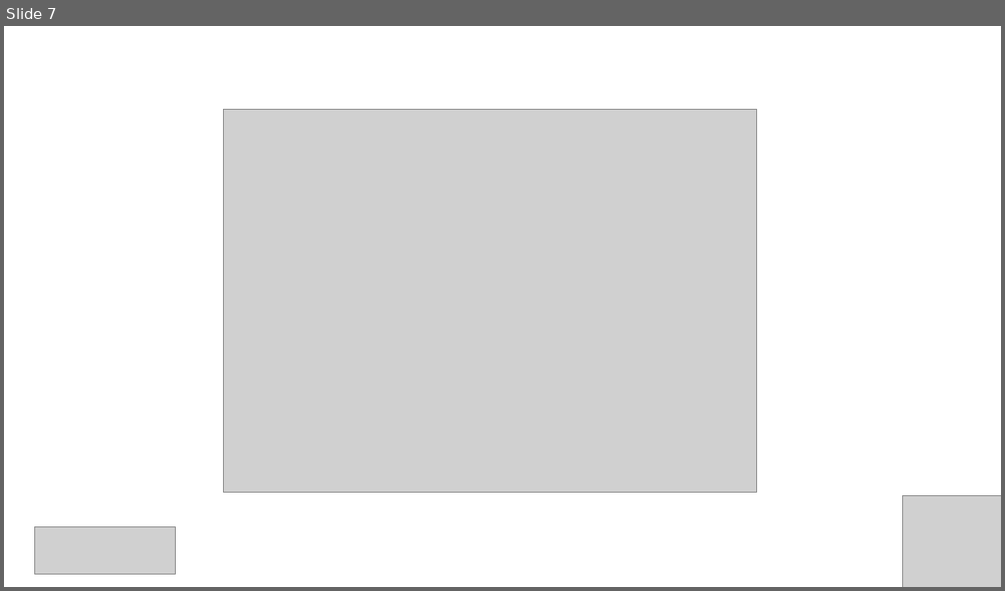
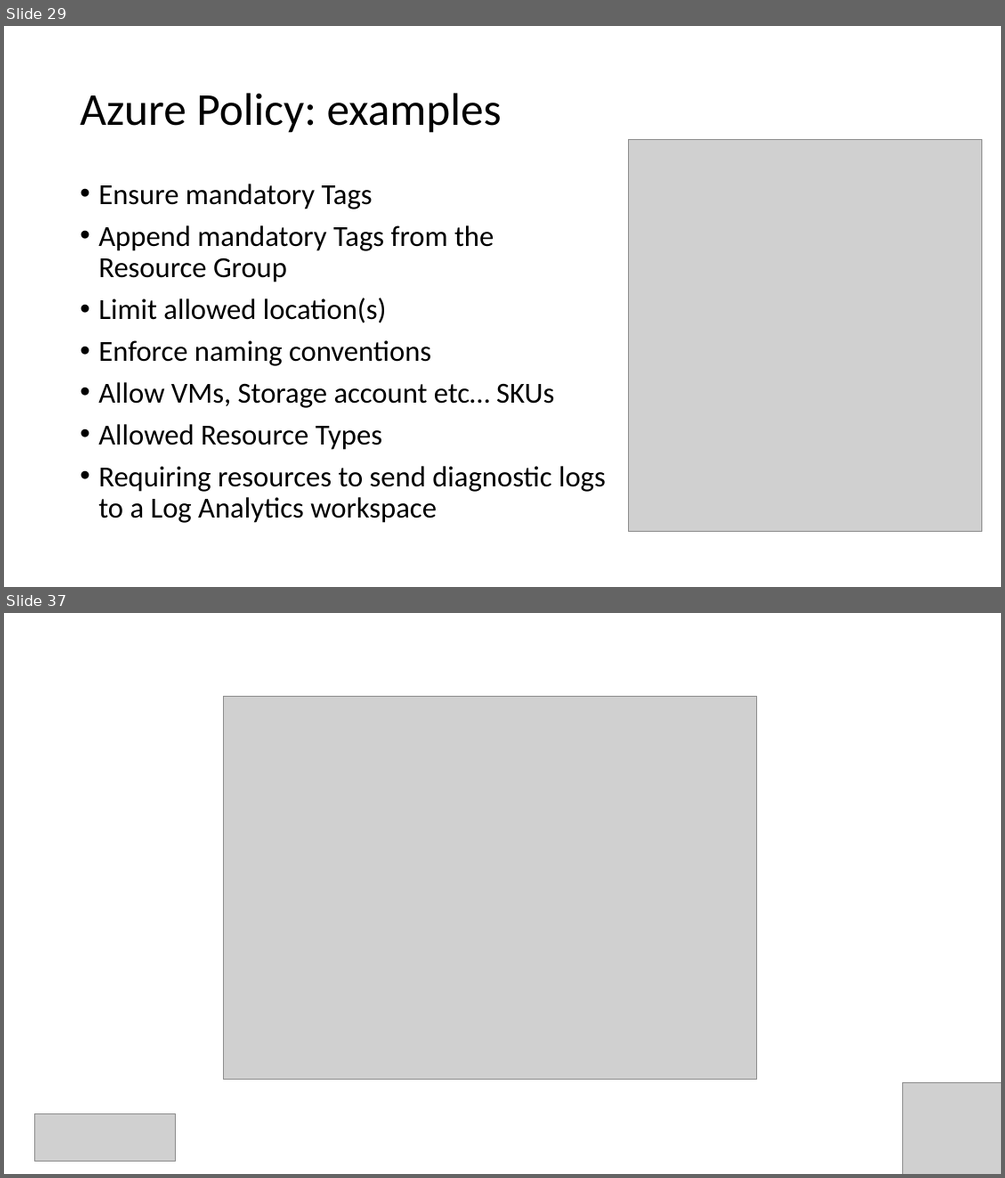
Before and after one commit to Infrastructure-AsCode/azure-policy-101, a slide deck: slides/workling-with-azure-policies.pptx. Shown one above the other, each under a label of ours: slide 7 before the commit, slides 29 and 37 after it; the slides between them are not shown. The pictures are 1005x591 and 1005x1178 pixels, drawn with LibreOffice and Linux fonts; fonts in the diff are those of the drawing; grey boxes stand for pictures. Boxes give left, top, right and bottom in pixels: in the first picture for what was removed or moved away, otherwise in the second. Text is boxed around its words. In the diff, an @@ line names an element or a change of style, - is before the commit and + after.

```diff
--- a/slides/workling-with-azure-policies.pptx
+++ b/slides/workling-with-azure-policies.pptx
@@ slide 29 added at box(4, 26, 1001, 587), background #FFFFFF @@
@@ title added at box(80, 93, 502, 133), 44 pt, text #000000 @@
+Azure Policy: examples
@@ picture added at box(629, 140, 982, 531) @@
@@ text added at box(98, 184, 606, 523), 28 pt, text #000000 @@
+• Ensure mandatory Tags
+• Append mandatory Tags from the
+  Resource Group
+• Limit allowed location(s)
+• Enforce naming conventions
+• Allow VMs, Storage account etc… SKUs
+• Allowed Resource Types
+• Requiring resources to send diagnostic logs to a Log Analytics workspace
@@ what was slide 7 is now slide 37 @@
```
Also in this commit, not shown: 29 other slides added.
